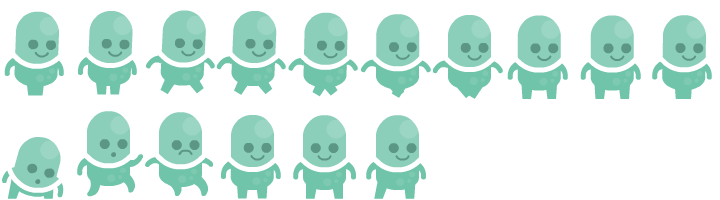
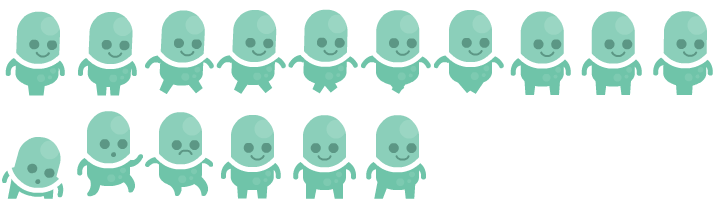
Layered file, before and after one edit (720 × 200). Changes by layer:
painted on "Layer 1" over [4, 9, 713, 99]
